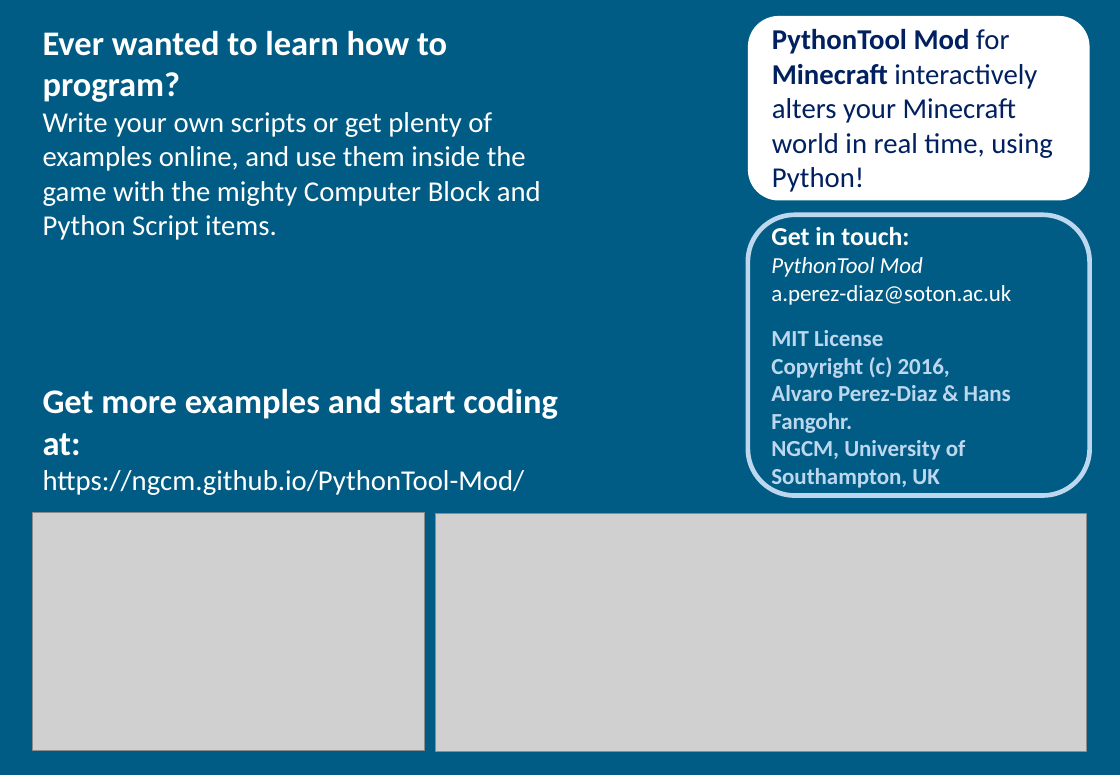
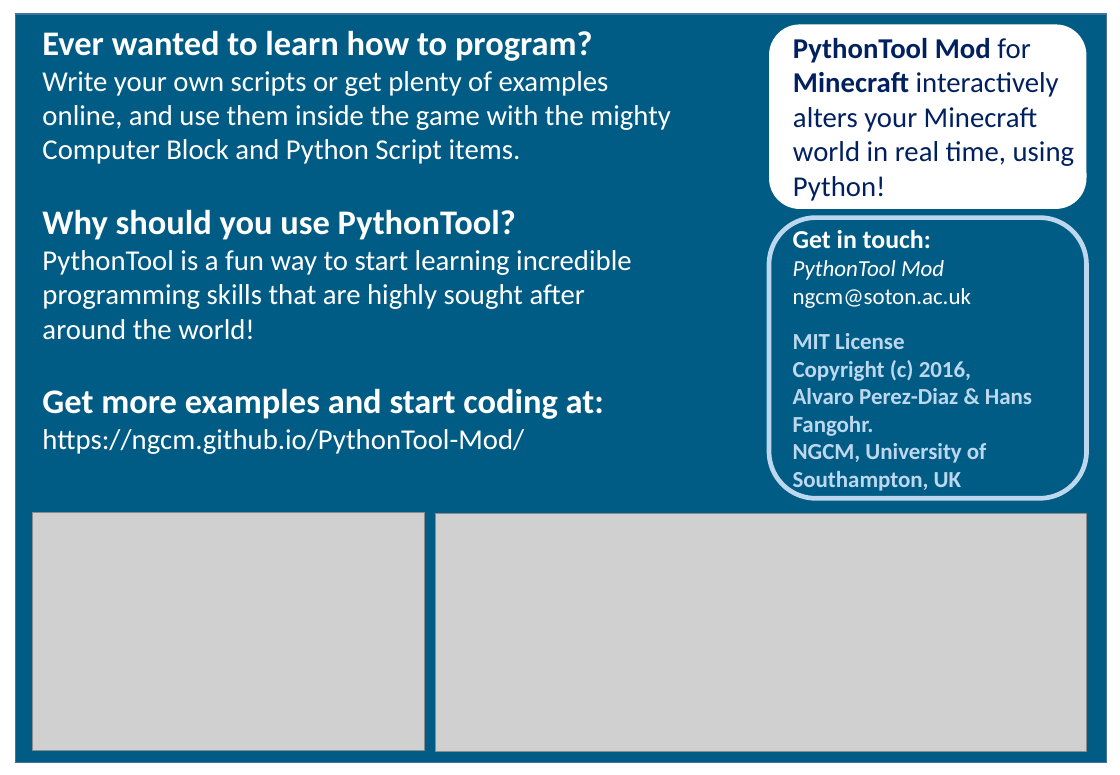
Before and after one commit to alvaropp/PythonTool_outreach, a slide deck: slide 2 of leaflet/brochure_design2.pptx. Drawn at 1120x775 pixels with LibreOffice and Linux fonts; fonts in the diff are those of the drawing; grey boxes stand for pictures. Boxes give left, top, right and bottom in pixels: in the first picture for what was removed or moved away, otherwise in the second. Text is boxed around its words. In the diff, an @@ line names an element or a change of style, - is before the commit and + after.

```diff
--- a/leaflet/brochure_design2.pptx
+++ b/leaflet/brochure_design2.pptx
@@ background #005C84 to #FFFFFF @@
@@ rectangle added at box(16, 14, 1107, 763), fill #005C84, outline #43739E 1 pt @@
@@ rounded rectangle: place and size @@
-rounded rectangle at box(748, 16, 1090, 201)
+rounded rectangle at box(769, 25, 1087, 210)
@@ text "PythonTool Mod for Minecraft interactively ...": place and size @@
-text "PythonTool Mod for Minecraft interactively ..." at box(772, 29, 1053, 192)
+text "PythonTool Mod for Minecraft interactively ..." at box(793, 38, 1075, 201)
@@ text at box(42, 209, 631, 340): paragraphs added @@
+Why should you use PythonTool?
+PythonTool is a fun way to start learning incredible
+programming skills that are highly sought after around the world!
@@ rounded rectangle: place and size @@
-rounded rectangle at box(748, 215, 1090, 496)
+rounded rectangle at box(769, 218, 1087, 500)
@@ text "Get in touch:": place and size @@
-text "Get in touch:" at box(771, 227, 1011, 305)
+text "Get in touch:" at box(793, 230, 971, 308)
@@ text at box(793, 288, 971, 308): text changed @@
-a.perez-diaz@soton.ac.uk
+ngcm@soton.ac.uk
@@ text "MIT License": place and size @@
-text "MIT License" at box(771, 330, 1011, 491)
+text "MIT License" at box(793, 333, 1032, 493)
```
Also in this commit, not shown: 1 other slide changed, 1 other file.
